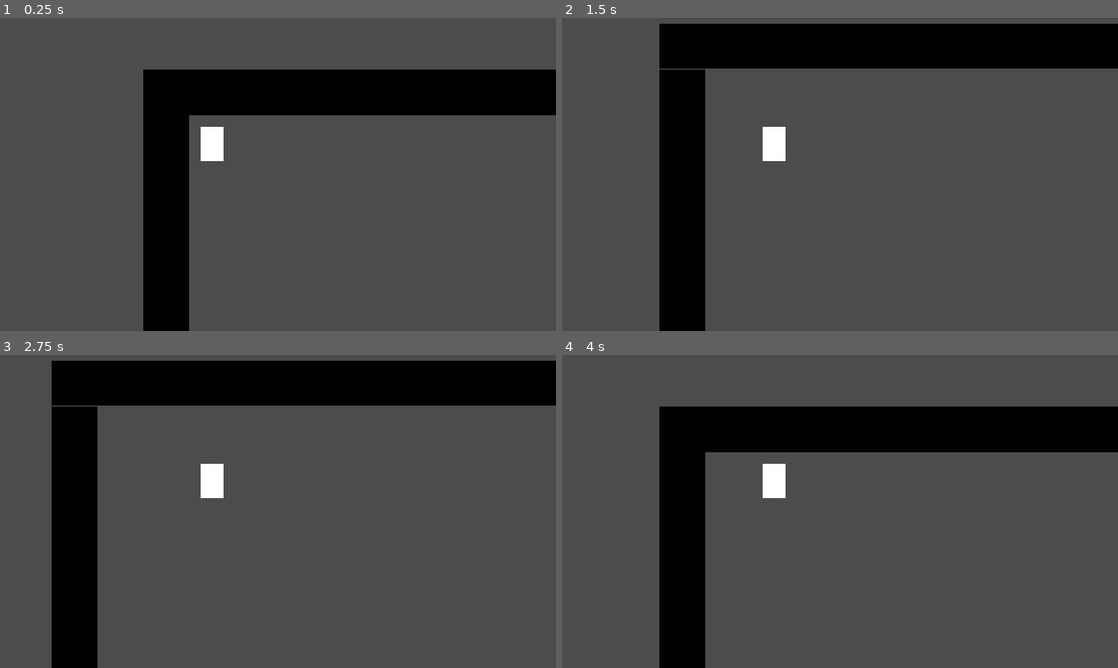
Above: before the commit, frames 1-4 (two rows, left to right).
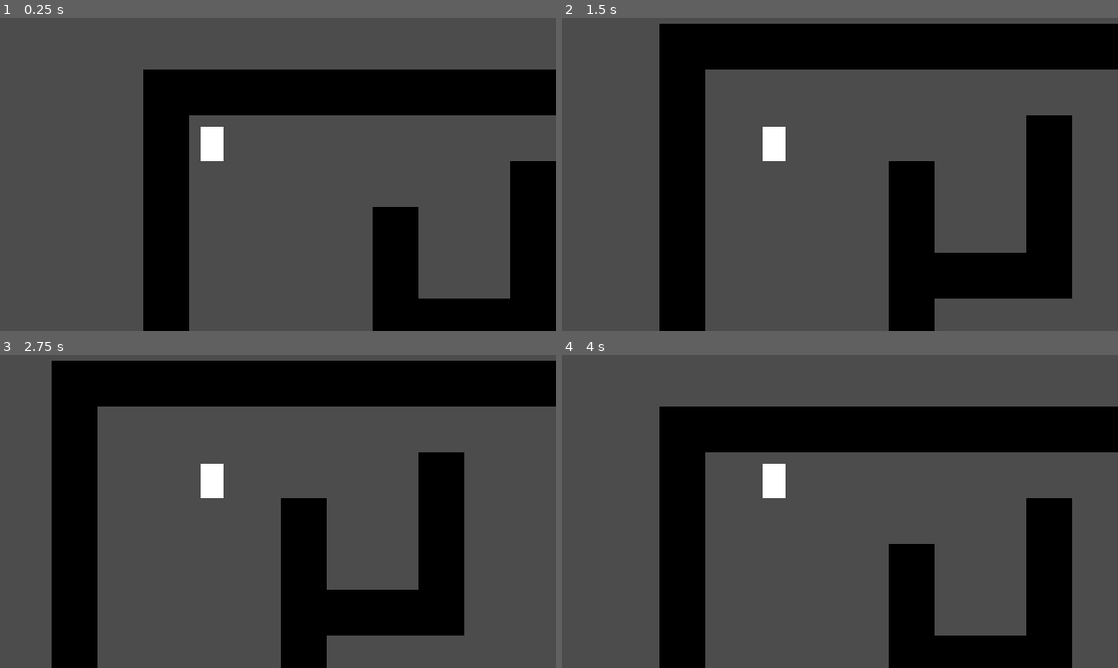
Above: after the commit, the same moments.

Repository: DarthMDev/Unliving-in-the-Moment
Game: Godot game, scene res://Level/Level.tscn
Two runs of this game, one before a commit and one after it. Both use one fixed random seed, a clock stepped at 60 frames per second and the inputs below.
Inputs:
- Up to frame 1 (0.25 s): no input
- Up to frame 2 (1.5 s): tap Enter at 0.5 s; hold D (player_right) 0.53-1.28 s; tap Space at 1.25 s; hold S (player_down) from 1.28 s (still down)
- Up to frame 3 (2.75 s): tap Enter at 2 s; release S (player_down) at 2.03 s; hold D (player_right) from 2.03 s (still down)
- Up to frame 4 (4 s): tap Space at 2.75 s; release D (player_right) at 2.78 s; hold W (player_up) 2.78-3.53 s; tap Enter at 3.5 s; hold A (player_left) from 3.53 s (still down)

The runs differ from the first frame. In frame 1, 9.5% of the frame differs, in the area x 67-100%, y 45-100%; in frame 2, 12%; in frame 3, 12%, in the area x 9-100%, y 16-100%; in frame 4, 9.5%.

Commit message:
Add movement tweening and tilemap

Diff:
--- a/Entities/Player/Player.gd
+++ b/Entities/Player/Player.gd
@@ -10,8 +10,13 @@
 }
 
 onready var ray_cast_2d := $RayCast2D
+onready var position_tween := $PositionTween
+
 
 func _unhandled_input(event: InputEvent) -> void:
+	if position_tween.is_active():
+		return
+
 	for input in INPUTS.keys():
 		if event.is_action_pressed(input):
 			move(INPUTS[input])
@@ -20,5 +25,6 @@
 func move(direction: Vector2):
 	ray_cast_2d.cast_to = direction * TILE_SIZE
 	ray_cast_2d.force_raycast_update()
+
 	if not ray_cast_2d.is_colliding():
-		position += direction * TILE_SIZE
+		position_tween.move(position, direction)
--- a/Entities/Player/Player.tscn
+++ b/Entities/Player/Player.tscn
@@ -1,7 +1,8 @@
-[gd_scene load_steps=4 format=2]
+[gd_scene load_steps=5 format=2]
 
 [ext_resource path="res://Entities/Player/player.png" type="Texture" id=1]
 [ext_resource path="res://Entities/Player/Player.gd" type="Script" id=2]
+[ext_resource path="res://Entities/Player/PositionTween.gd" type="Script" id=3]
 
 [sub_resource type="RectangleShape2D" id=1]
 extents = Vector2( 4, 4 )
@@ -18,5 +19,8 @@
 [node name="RayCast2D" type="RayCast2D" parent="."]
 cast_to = Vector2( 0, 16 )
 
+[node name="PositionTween" type="Tween" parent="."]
+script = ExtResource( 3 )
+
 [node name="Camera2D" type="Camera2D" parent="."]
 current = true
--- /dev/null
+++ b/Entities/Player/PositionTween.gd
@@ -0,0 +1,20 @@
+extends Tween
+
+# TODO: Move to a global resource
+export(int) var TILE_SIZE = 16
+export(int) var TWEEN_SPEED = 8
+
+onready var parent: Node2D = get_parent()
+
+
+func move(position: Vector2, direction: Vector2):
+	interpolate_property(
+		parent,
+		"position",
+		position,
+		position + (direction * TILE_SIZE),
+		1.0 / TWEEN_SPEED,
+		Tween.TRANS_SINE,
+		Tween.EASE_IN_OUT
+	)
+	start()
--- a/Level/Level.tscn
+++ b/Level/Level.tscn
@@ -1,143 +1,41 @@
-[gd_scene load_steps=3 format=2]
+[gd_scene load_steps=5 format=2]
 
 [ext_resource path="res://Entities/Player/Player.tscn" type="PackedScene" id=1]
-[ext_resource path="res://Level/Tiles/Wall.tscn" type="PackedScene" id=2]
+[ext_resource path="res://Level/tiles.png" type="Texture" id=2]
+
+[sub_resource type="ConvexPolygonShape2D" id=2]
+points = PoolVector2Array( 0, 0, 16, 0, 16, 16, 0, 16 )
+
+[sub_resource type="TileSet" id=1]
+0/name = "tiles.png 0"
+0/texture = ExtResource( 2 )
+0/tex_offset = Vector2( 0, 0 )
+0/modulate = Color( 1, 1, 1, 1 )
+0/region = Rect2( 0, 0, 16, 16 )
+0/tile_mode = 0
+0/occluder_offset = Vector2( 0, 0 )
+0/navigation_offset = Vector2( 0, 0 )
+0/shape_offset = Vector2( 0, 0 )
+0/shape_transform = Transform2D( 1, 0, 0, 1, 0, 0 )
+0/shape = SubResource( 2 )
+0/shape_one_way = false
+0/shape_one_way_margin = 1.0
+0/shapes = [ {
+"autotile_coord": Vector2( 0, 0 ),
+"one_way": false,
+"one_way_margin": 1.0,
+"shape": SubResource( 2 ),
+"shape_transform": Transform2D( 1, 0, 0, 1, 0, 0 )
+} ]
+0/z_index = 0
 
 [node name="Level" type="Node2D"]
 
 [node name="Player" parent="." instance=ExtResource( 1 )]
 position = Vector2( 24, 24 )
 
-[node name="Walls" type="Node2D" parent="."]
-
-[node name="Wall" parent="Walls" instance=ExtResource( 2 )]
-position = Vector2( 8, 8 )
-
-[node name="Wall2" parent="Walls" instance=ExtResource( 2 )]
-position = Vector2( 24, 8 )
-
-[node name="Wall3" parent="Walls" instance=ExtResource( 2 )]
-position = Vector2( 40, 8 )
-
-[node name="Wall4" parent="Walls" instance=ExtResource( 2 )]
-position = Vector2( 56, 8 )
-
-[node name="Wall5" parent="Walls" instance=ExtResource( 2 )]
-position = Vector2( 72, 8 )
-
-[node name="Wall6" parent="Walls" instance=ExtResource( 2 )]
-position = Vector2( 88, 8 )
-
-[node name="Wall7" parent="Walls" instance=ExtResource( 2 )]
-position = Vector2( 104, 8 )
-
-[node name="Wall8" parent="Walls" instance=ExtResource( 2 )]
-position = Vector2( 120, 8 )
-
-[node name="Wall9" parent="Walls" instance=ExtResource( 2 )]
-position = Vector2( 136, 8 )
-
-[node name="Wall10" parent="Walls" instance=ExtResource( 2 )]
-position = Vector2( 152, 8 )
-
-[node name="Wall11" parent="Walls" instance=ExtResource( 2 )]
-position = Vector2( 168, 8 )
-
-[node name="Wall12" parent="Walls" instance=ExtResource( 2 )]
-position = Vector2( 184, 8 )
-
-[node name="Wall13" parent="Walls" instance=ExtResource( 2 )]
-position = Vector2( 200, 8 )
-
-[node name="Wall14" parent="Walls" instance=ExtResource( 2 )]
-position = Vector2( 216, 8 )
-
-[node name="Wall15" parent="Walls" instance=ExtResource( 2 )]
-position = Vector2( 232, 8 )
-
-[node name="Wall16" parent="Walls" instance=ExtResource( 2 )]
-position = Vector2( 232, 24 )
-
-[node name="Wall17" parent="Walls" instance=ExtResource( 2 )]
-position = Vector2( 232, 40 )
-
-[node name="Wall18" parent="Walls" instance=ExtResource( 2 )]
-position = Vector2( 232, 56 )
-
-[node name="Wall19" parent="Walls" instance=ExtResource( 2 )]
-position = Vector2( 232, 72 )
-
-[node name="Wall20" parent="Walls" instance=ExtResource( 2 )]
-position = Vector2( 232, 88 )
-
-[node name="Wall21" parent="Walls" instance=ExtResource( 2 )]
-position = Vector2( 232, 104 )
-
-[node name="Wall22" parent="Walls" instance=ExtResource( 2 )]
-position = Vector2( 232, 120 )
-
-[node name="Wall23" parent="Walls" instance=ExtResource( 2 )]
-position = Vector2( 232, 136 )
-
-[node name="Wall24" parent="Walls" instance=ExtResource( 2 )]
-position = Vector2( 216, 136 )
-
-[node name="Wall25" parent="Walls" instance=ExtResource( 2 )]
-position = Vector2( 200, 136 )
-
-[node name="Wall26" parent="Walls" instance=ExtResource( 2 )]
-position = Vector2( 184, 136 )
-
-[node name="Wall27" parent="Walls" instance=ExtResource( 2 )]
-position = Vector2( 168, 136 )
-
-[node name="Wall28" parent="Walls" instance=ExtResource( 2 )]
-position = Vector2( 152, 136 )
-
-[node name="Wall29" parent="Walls" instance=ExtResource( 2 )]
-position = Vector2( 136, 136 )
-
-[node name="Wall30" parent="Walls" instance=ExtResource( 2 )]
-position = Vector2( 120, 136 )
-
-[node name="Wall31" parent="Walls" instance=ExtResource( 2 )]
-position = Vector2( 104, 136 )
-
-[node name="Wall32" parent="Walls" instance=ExtResource( 2 )]
-position = Vector2( 88, 136 )
-
-[node name="Wall33" parent="Walls" instance=ExtResource( 2 )]
-position = Vector2( 72, 136 )
-
-[node name="Wall34" parent="Walls" instance=ExtResource( 2 )]
-position = Vector2( 56, 136 )
-
-[node name="Wall35" parent="Walls" instance=ExtResource( 2 )]
-position = Vector2( 40, 136 )
-
-[node name="Wall36" parent="Walls" instance=ExtResource( 2 )]
-position = Vector2( 24, 136 )
-
-[node name="Wall37" parent="Walls" instance=ExtResource( 2 )]
-position = Vector2( 8, 136 )
-
-[node name="Wall38" parent="Walls" instance=ExtResource( 2 )]
-position = Vector2( 8, 120 )
-
-[node name="Wall39" parent="Walls" instance=ExtResource( 2 )]
-position = Vector2( 8, 104 )
-
-[node name="Wall40" parent="Walls" instance=ExtResource( 2 )]
-position = Vector2( 8, 88 )
-
-[node name="Wall41" parent="Walls" instance=ExtResource( 2 )]
-position = Vector2( 8, 72 )
-
-[node name="Wall42" parent="Walls" instance=ExtResource( 2 )]
-position = Vector2( 8, 56 )
-
-[node name="Wall43" parent="Walls" instance=ExtResource( 2 )]
-position = Vector2( 8, 40 )
-
-[node name="Wall44" parent="Walls" instance=ExtResource( 2 )]
-position = Vector2( 8, 24 )
+[node name="TileMap" type="TileMap" parent="."]
+tile_set = SubResource( 1 )
+cell_size = Vector2( 16, 16 )
+format = 1
+tile_data = PoolIntArray( 0, 0, 0, 1, 0, 0, 2, 0, 0, 3, 0, 0, 4, 0, 0, 5, 0, 0, 6, 0, 0, 7, 0, 0, 8, 0, 0, 9, 0, 0, 10, 0, 0, 11, 0, 0, 12, 0, 0, 13, 0, 0, 14, 0, 0, 65536, 0, 0, 65550, 0, 0, 131072, 0, 0, 131080, 0, 0, 131086, 0, 0, 196608, 0, 0, 196613, 0, 0, 196616, 0, 0, 196622, 0, 0, 262144, 0, 0, 262149, 0, 0, 262152, 0, 0, 262158, 0, 0, 327680, 0, 0, 327685, 0, 0, 327686, 0, 0, 327687, 0, 0, 327688, 0, 0, 327694, 0, 0, 393216, 0, 0, 393221, 0, 0, 393230, 0, 0, 458752, 0, 0, 458766, 0, 0, 524288, 0, 0, 524302, 0, 0, 589824, 0, 0, 589825, 0, 0, 589826, 0, 0, 589827, 0, 0, 589828, 0, 0, 589829, 0, 0, 589830, 0, 0, 589831, 0, 0, 589832, 0, 0, 589833, 0, 0, 589834, 0, 0, 589835, 0, 0, 589836, 0, 0, 589837, 0, 0, 589838, 0, 0 )
--- a/Level/Tiles/Wall.tscn
+++ /dev/null
@@ -1,16 +0,0 @@
-[gd_scene load_steps=3 format=2]
-
-[ext_resource path="res://Level/Tiles/tiles.png" type="Texture" id=1]
-
-[sub_resource type="RectangleShape2D" id=1]
-extents = Vector2( 8, 8 )
-
-[node name="Wall" type="StaticBody2D"]
-
-[node name="Sprite" type="Sprite" parent="."]
-texture = ExtResource( 1 )
-region_enabled = true
-region_rect = Rect2( 0, 0, 16, 16 )
-
-[node name="CollisionShape2D" type="CollisionShape2D" parent="."]
-shape = SubResource( 1 )
--- a/project.godot
+++ b/project.godot
@@ -83,4 +83,5 @@
 
 [rendering]
 
+2d/snapping/use_gpu_pixel_snap=true
 environment/default_environment="res://default_env.tres"
Renamed: Level/Tiles/tiles.png -> Level/tiles.png
Not shown, changed: Level/tiles.png.import
